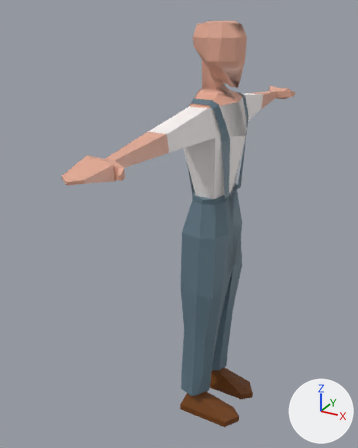
Two versions of the FBX model Assets/Characters/Worker 2.0/SM_Worker_Base.fbx, one commit apart.
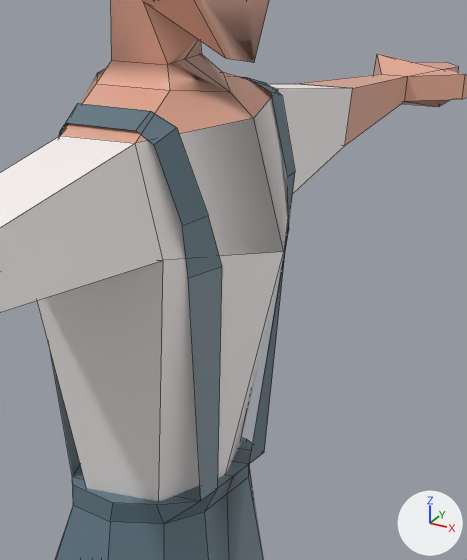
There are two pictures of each version: one whole from a 50 mm camera at (0.883, -1.777, 0.908) aimed at (-0.058, -0.066, 0.053), one close up on the part from 49% to 82% of the width and 16% to 48% of the height. The lights are fixed; the arrows at lower right show +X, +Y and +Z. The close-ups show mesh edges as thin lines. Where no turn or scale is listed for an object, it has been applied to the vertices. Vertices at the same position are counted once.

In view in the first close-up: 'Base'.
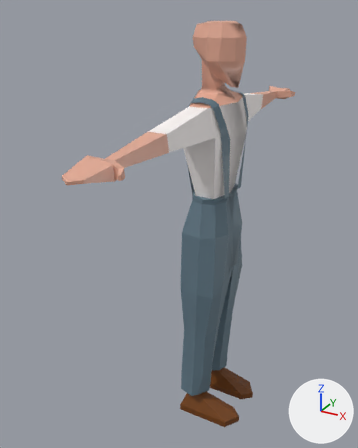
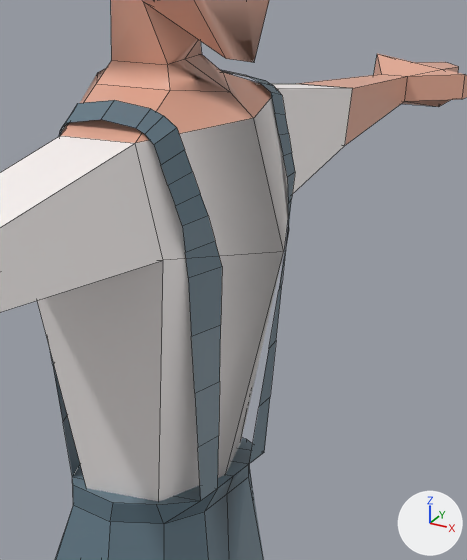
Pixel boxes [x1, y1, x2, y2] of what changed, in the close-ups (467 x 560 px):
part 1 of me_cube_005, cut back
    before: [51, 76, 295, 501]
    after: [51, 70, 295, 501]

What the commit changed:
me_cube_005 is used by ob_base; location (0.0, 0.0, 0.0).
me_cube_005 had 369 vertices, 333 faces and spanned x -0.04..0.28, y -0.89..0.89, z -0.88..0.86.
me_cube_005 now has 375 vertices, 297 faces and spans x -0.04..0.28, y -0.89..0.89, z -0.88..0.86.
Part 1, on me_cube_005:
60 vertices are removed from x -0.03..0.16, y -0.16..0.16, z -0.53..0.58.
84 faces are deleted.
56 vertices are added at x -0.02..0.17, y -0.15..0.15, z 0.27..0.6.
5 new vertices lie (0.01, 0.04, 0.0) away from vertices in x -0.02..0.14, y -0.15..0.1, z 0.33..0.56.
5 new vertices lie (0.01, -0.04, 0.0) away from vertices in x -0.02..0.14, y -0.1..0.15, z 0.33..0.56.
48 new faces join them, mat_material_003 (blue #617886).
